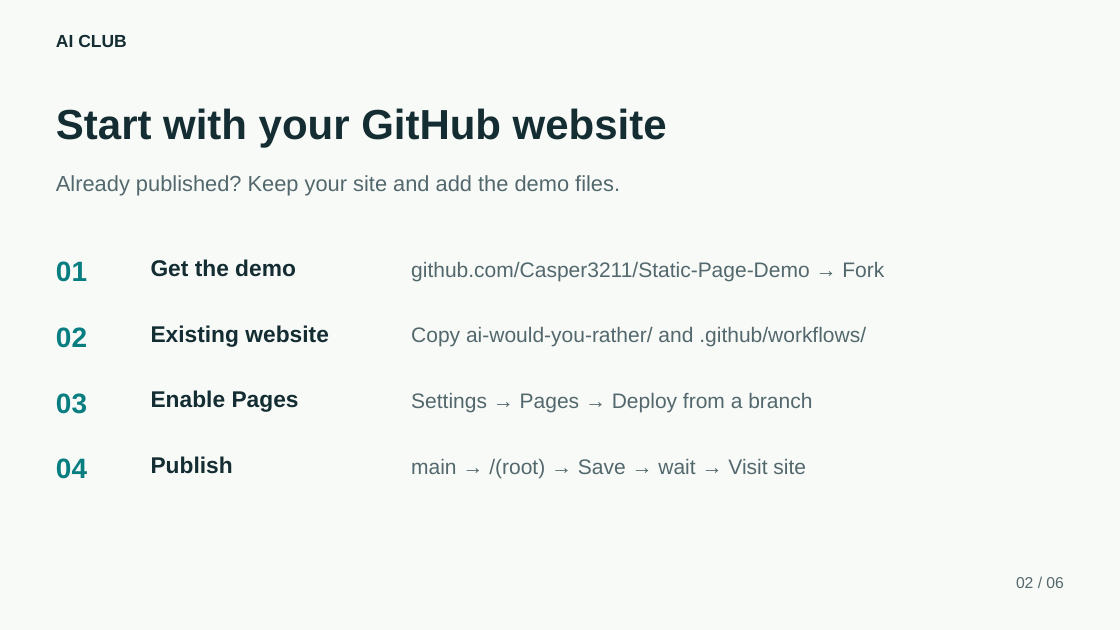
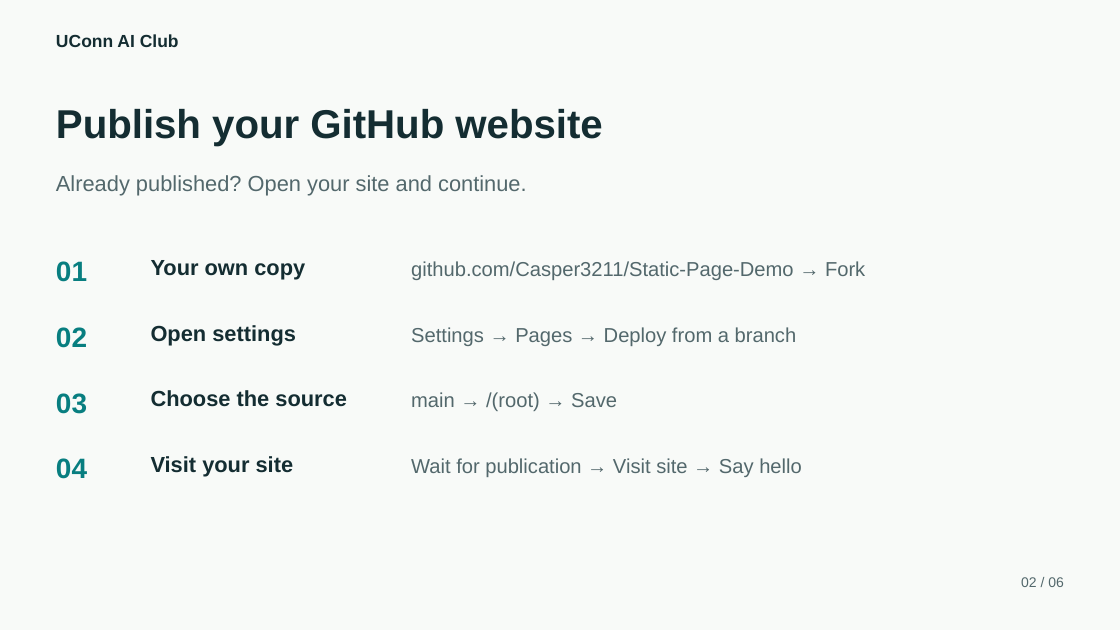
Before and after one commit to Casper3211/Static-Page-Demo, a slide deck: slide 2 of ai-would-you-rather/slides/Would-You-Rather-Workshop.pptx. Drawn at 1120x630 pixels with LibreOffice and Linux fonts; fonts in the diff are those of the drawing. Boxes give left, top, right and bottom in pixels: in the first picture for what was removed or moved away, otherwise in the second. Text is boxed around its words. In the diff, an @@ line names an element or a change of style, - is before the commit and + after.

Commit message:
Simplify UConn workshop with static game and optional AI route

```diff
--- a/ai-would-you-rather/slides/Would-You-Rather-Workshop.pptx
+++ b/ai-would-you-rather/slides/Would-You-Rather-Workshop.pptx
@@ text at (56, 34, 179, 47): text changed @@
-AI CLUB
+UConn AI Club
@@ text at (56, 109, 602, 146): text changed; size 36 to 34.5 pt @@
-Start with your GitHub website
+Publish your GitHub website
@@ text at (56, 175, 527, 196): text changed @@
-Already published? Keep your site and add the demo files.
+Already published? Open your site and continue.
@@ text at (151, 260, 305, 280): text changed; size 19.5 to 18.8 pt @@
-Get the demo
+Your own copy
@@ text "github.com/Casper3211/Static-Page-Demo → Fork" at (411, 261, 865, 280): size 18 to 17.2 pt @@
@@ text at (151, 325, 296, 345): text changed; size 19.5 to 18.8 pt @@
-Existing website
+Open settings
@@ text "Settings → Pages → Deploy ..." at (411, 327, 797, 346): size 18 to 17.2 pt @@
@@ text "Settings → Pages → Deploy ...": place and size @@
-text "Settings → Pages → Deploy ..." at (411, 393, 812, 413)
+text "Settings → Pages → Deploy ..." at (411, 327, 797, 346)
@@ text removed at (411, 327, 866, 347) @@
-Copy ai-would-you-rather/ and .github/workflows/
@@ text at (151, 390, 347, 407): text changed; size 19.5 to 18.8 pt @@
-Enable Pages
+Choose the source
@@ text added at (411, 392, 617, 411), 17.2 pt, text #53686C @@
+main → /(root) → Save
@@ text at (151, 456, 294, 477): text changed; size 19.5 to 18.8 pt @@
-Publish
+Visit your site
@@ text at (411, 458, 802, 477): text changed; size 18 to 17.2 pt @@
-main → /(root) → Save → wait → Visit site
+Wait for publication → Visit site → Say hello
@@ text "02 / 06" at (1021, 577, 1064, 587): size 13.5 to 12 pt @@
```
Also in this commit, not shown: 3 other slides changed, 2 slides added, 2 slides removed, 6 other files.
